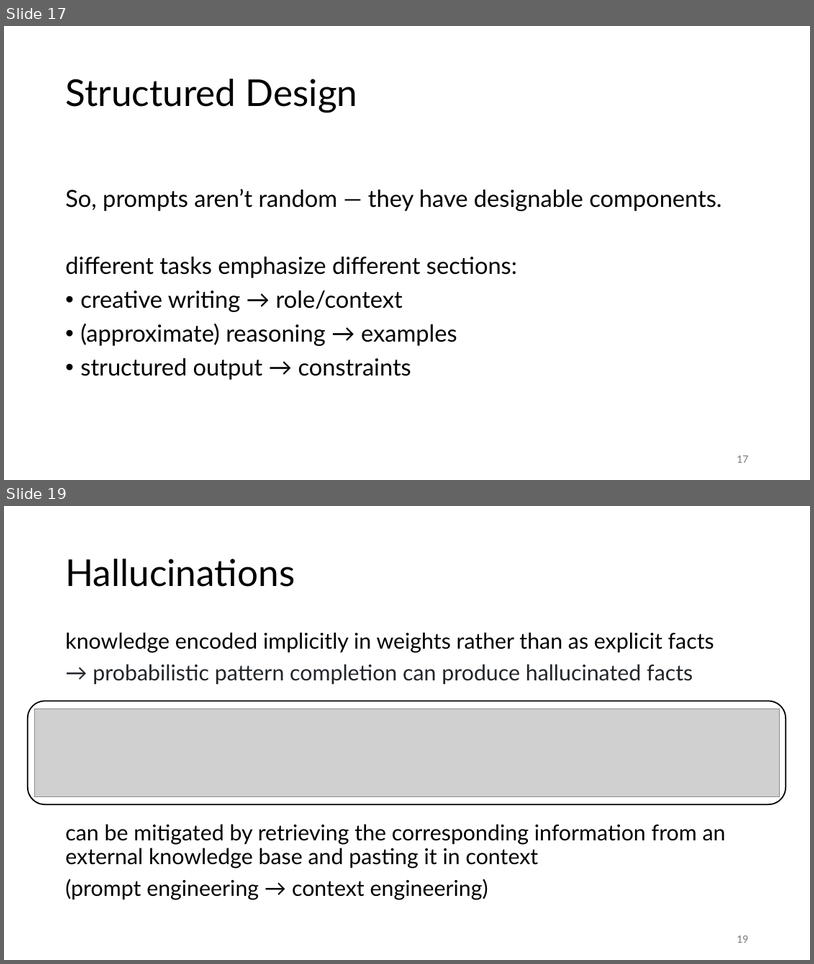
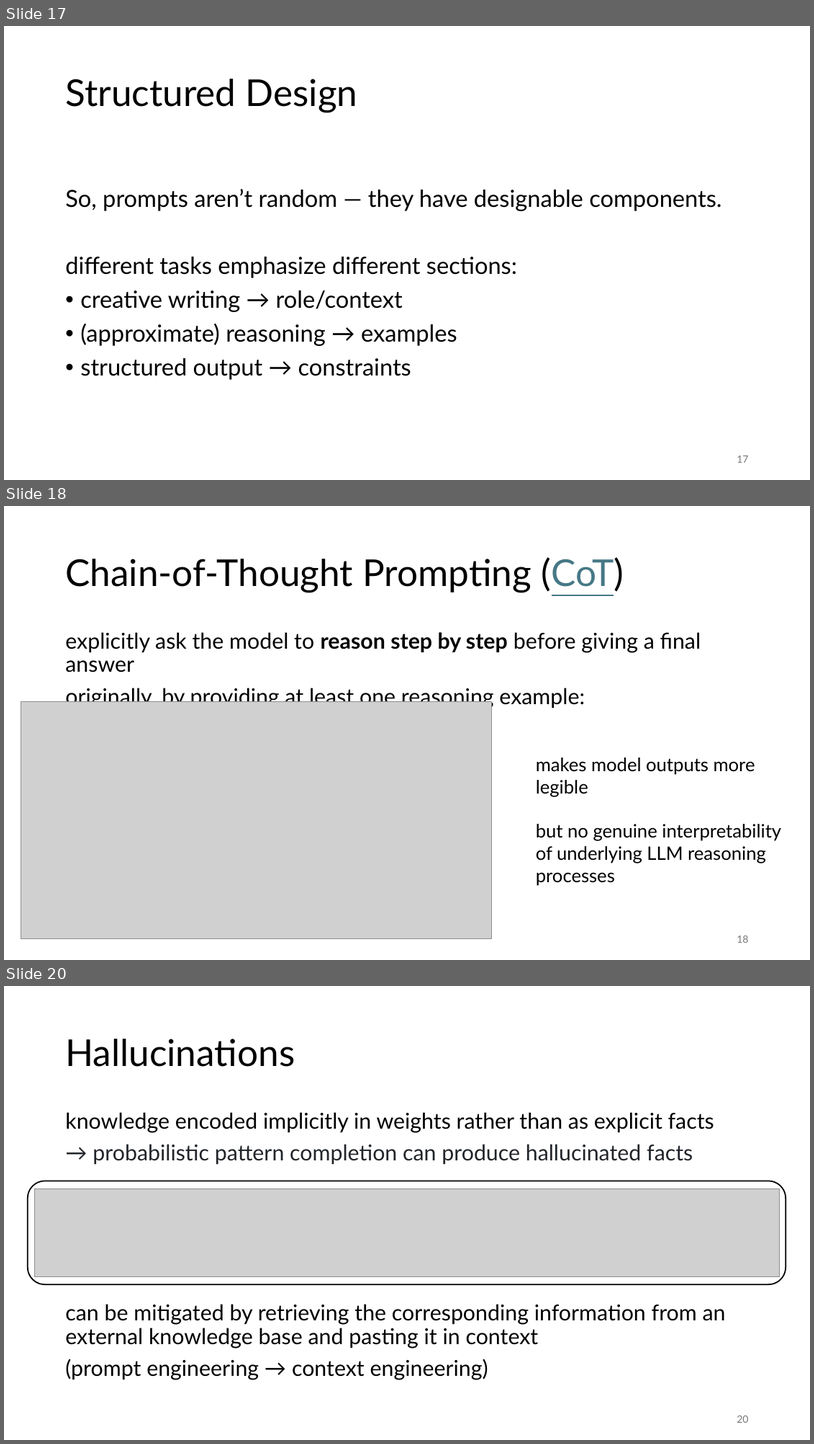
Before and after one commit to FelixWick/language_models, a slide deck: slides/4_context_engineering.pptx. Shown one above the other, each under a label of ours: slides 17 and 19 before the commit, slides 17, 18 and 20 after it; the slides between them are not shown. The pictures are 814x964 and 814x1444 pixels, drawn with LibreOffice and Linux fonts; fonts in the diff are those of the drawing; grey boxes stand for pictures. Boxes give left, top, right and bottom in pixels: in the first picture for what was removed or moved away, otherwise in the second. Text is boxed around its words. In the diff, an @@ line names an element or a change of style, - is before the commit and + after.

```diff
--- a/slides/4_context_engineering.pptx
+++ b/slides/4_context_engineering.pptx
@@ slide 18 added at (4, 506, 810, 960), background #FFFFFF @@
@@ title added at (65, 557, 624, 592), 44 pt, text #000000 @@
+Chain-of-Thought Prompting (CoT)
@@ text added at (65, 632, 701, 708), 26 pt, text #000000 @@
+explicitly ask the model to reason step by step before giving a final answer
+originally, by providing at least one reasoning example:
@@ picture added at (21, 702, 491, 939) @@
@@ text added at (536, 757, 782, 885), 22 pt, text #000000 @@
+makes model outputs more legible
+but no genuine interpretability of underlying LLM reasoning processes
@@ page number added at (737, 935, 748, 942), 12 pt, text #797979 @@
+18
@@ what was slide 19 is now slide 20 @@
@@ page number at (737, 1415, 748, 1422): text changed @@
-19
+20
```
Also in this commit, not shown: 2 slides changed, 1 other slide added, 2 other files.
